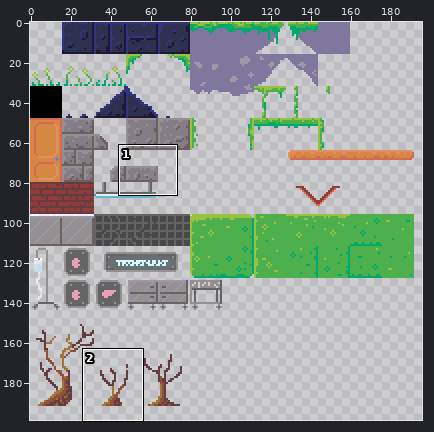
One commit to this sprite sheet: sprites/tileSet.png. Above: a wide view before the commit, with the close-up outlined.
Close-up. First the earlier version:
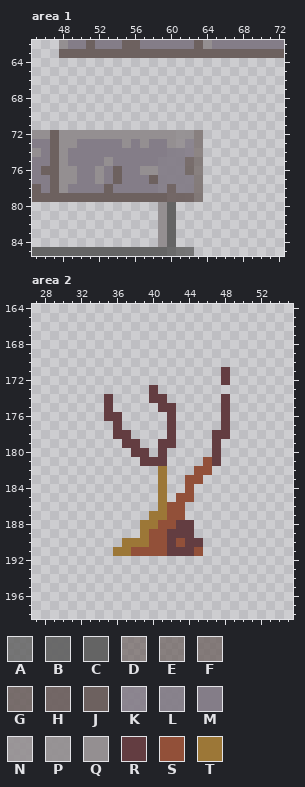
The file is 256x256 pixels. Pixels under 10% opacity are left out. Colours within 5 levels of each other are drawn and written as one. Shown: area 1: x 45..72, y 62..85; area 2: x 27..55, y 164..198. The wide view leaves out empty margins.
Palette (. is transparent): A #646464d5  B #646464f0  C #646464  D #6d615fab  E #6d615fb6  F #6d615fc1  G #6d615fe2  H #6d615ff0  J #6d615f  K #847d88e2  L #847d88f0  M #847d88  N #948f91e2  P #948f91f0  Q #948f91  R #633d41  S #925039  T #9c7737
Pixels before, area 1, first column x 45:
62 ...QMMJMMMJJMMMMMMJQMMMMMMMM
63 ...JJJJJJJJJJJJJJJJJJJJJJJJJ
64 ............................
65 ............................
66 ............................
67 ............................
68 ............................
69 ............................
70 ............................
71 ............................
72 QQJQQQQQQQQQQQQQPPE.........
73 MMJQQMMMMMQMQMMQNKD.........
74 QMJQMMMMMMMMMMMLLKD.........
75 MMJQMMMMQMMMMMLLLGE.........
76 MJJQQMMQMJMMQQLLLGE.........
77 MMJQQMMQMJMMMJLLLLE.........
78 JMJQMMMMJMMMMMLHLLF.........
79 JJJJJJJJJJJJJJJHHHF.........
80 ..............QC............
81 ..............QC............
82 ..............QC............
83 ..............QC............
84 ..............QC............
85 CCCCCCCCCCCCCCCBAA..........
Pixels before, area 2, first column x 35:
171 .............R
172 .............R
173 .....R........
174 R....RR......R
175 R.....RR.....R
176 RR.....R.....R
177 .R.....R.....R
178 .RR....R....RR
179 ..RR..RR....R.
180 ...RR.R.....R.
181 ....RRR....SR.
182 ......T...SS..
183 ......T..SS...
184 ......T..S....
185 ......T.SS....
186 ......TSS.....
187 .....TTSS.....
188 ....TTSSRR....
189 ....TSSRRR....
190 ..TTTSSRSRR...
191 .TTSSSSRRRS...
The result:
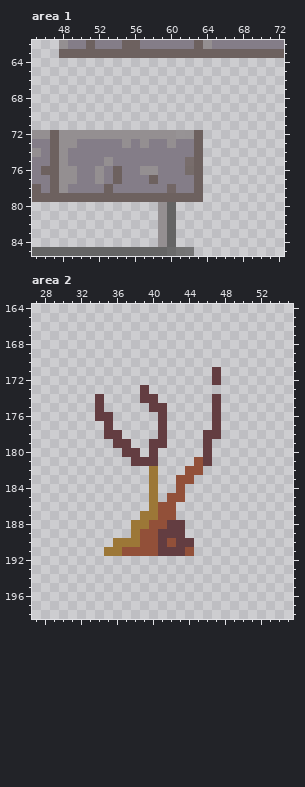
Edits made:
Area 1:
y 72: x 63 E -> J
y 73: x 61..63 NKD -> MMJ
y 74: x 60..63 LLKD -> MMMJ
y 75..76: x 59..61 LLL -> MMM; x 63 E -> J
y 77: x 59..63 LLLLE -> MMMMJ
y 78: x 59 L -> M; x 61..63 LLF -> MMJ
y 79: x 60..63 HHHF -> JJJJ
Area 2:
y 171..172: x 47..48 .R -> R.
y 173: x 39..40 .R -> R.
y 174: x 34..35 .R -> R.; x 39 . -> R; x 41 R -> .; x 47..48 .R -> R.
y 175: x 34..35 .R -> R.; x 40 . -> R; x 42 R -> .; x 47..48 .R -> R.
y 176: x 34 . -> R; x 36 R -> .; x 41..42 .R -> R.; x 47..48 .R -> R.
y 177: x 35..36 .R -> R.; x 41..42 .R -> R.; x 47..48 .R -> R.
y 178: x 35 . -> R; x 37 R -> .; x 41..42 .R -> R.; x 46 . -> R; x 48 R -> .
y 179: x 36 . -> R; x 38 R -> .; x 40 . -> R; x 42 R -> .; x 46..47 .R -> R.
y 180: x 37 . -> R; x 39..41 R.R -> .R.; x 46..47 .R -> R.
y 181: x 38 . -> R; x 41 R -> .; x 45..47 .SR -> SR.
y 182: x 40..41 .T -> T.; x 44 . -> S; x 46 S -> .
y 183: x 40..41 .T -> T.; x 43 . -> S; x 45 S -> .
y 184: x 40..41 .T -> T.; x 43..44 .S -> S.
y 185: x 40..42 .T. -> T.S; x 44 S -> .
y 186: x 40..41 .T -> TS; x 43 S -> .
y 187: x 39 . -> T; x 41 T -> S; x 43 S -> .
y 188: x 38 . -> T; x 40 T -> S; x 42 S -> R; x 44 R -> .
y 189: x 38..39 .T -> TS; x 41 S -> R; x 44 R -> .
y 190: x 36 . -> T; x 39 T -> S; x 41..43 SRS -> RSR; x 45 R -> .
y 191: x 35 . -> T; x 37 T -> S; x 41 S -> R; x 44..45 RS -> S.
Boxes around the changes in both close-ups, in picture pixels (x1, y1, x2, y2):
changed: (158, 130, 203, 202)
changed: (95, 367, 230, 556)
